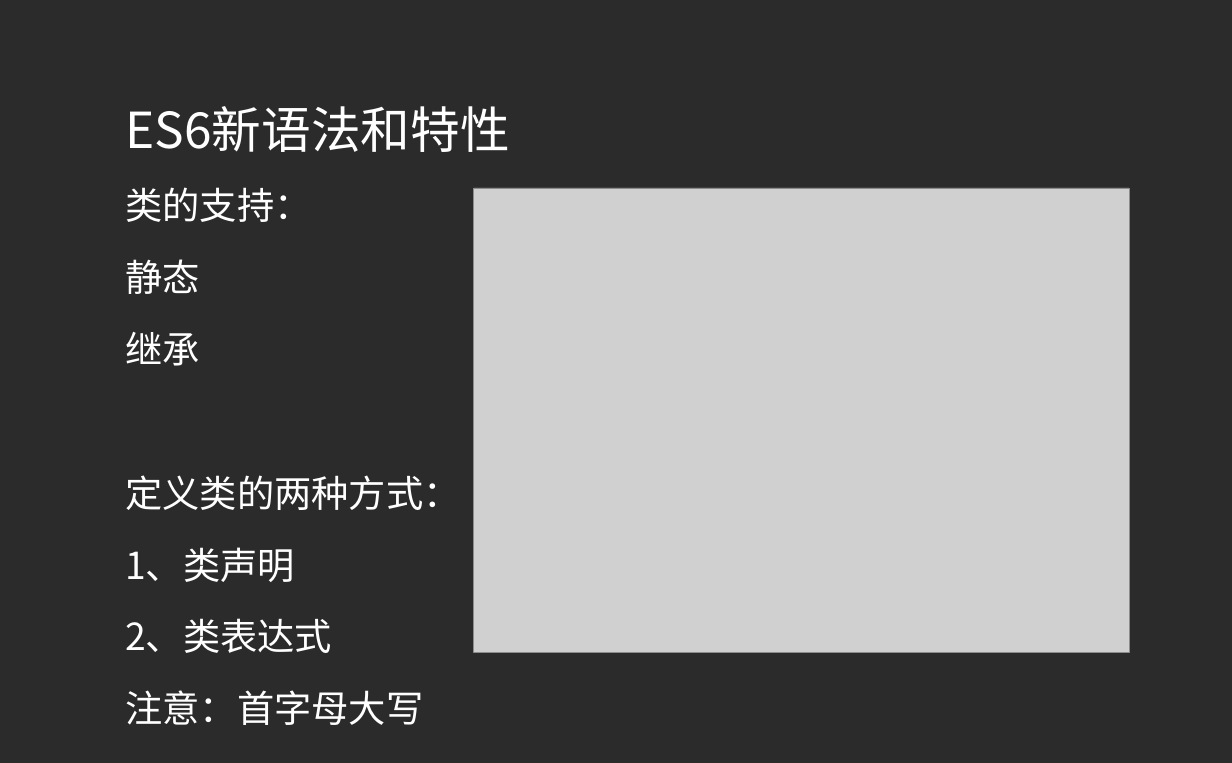
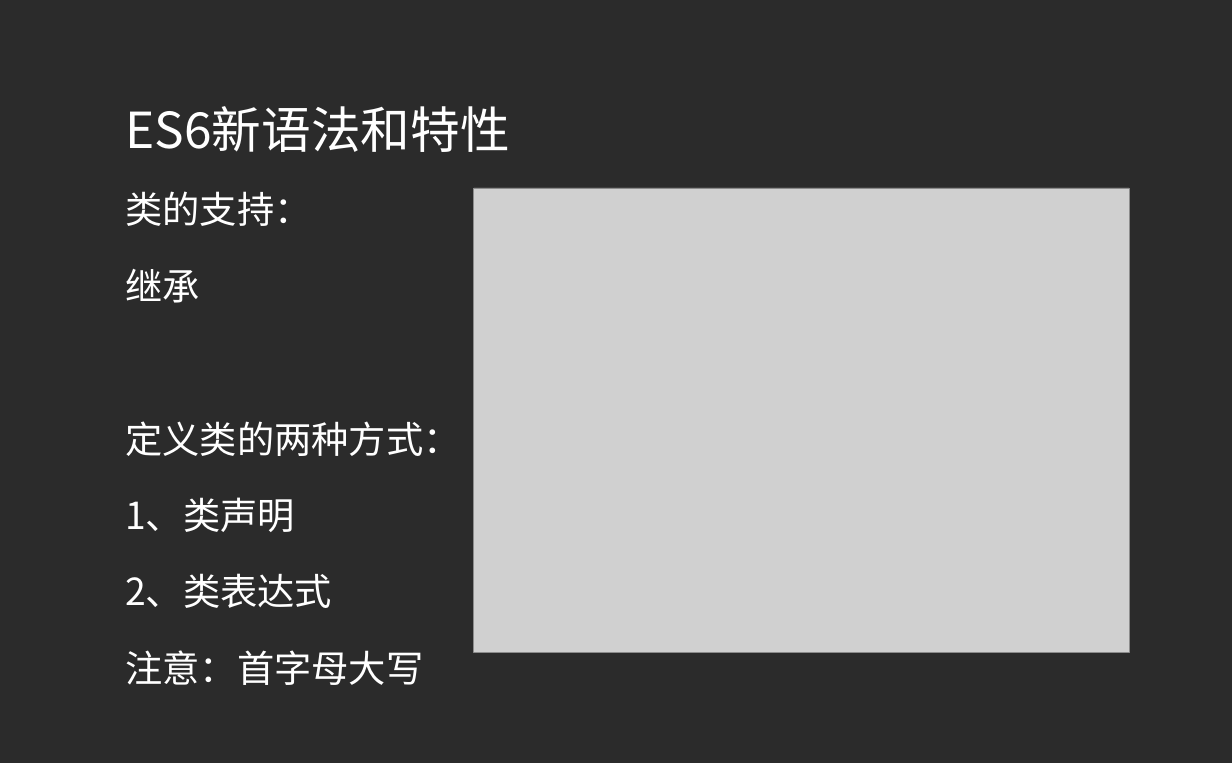
Before and after one commit to yiqisweet/node, a slide deck: slide 10 of ppt/TP03.ppt. Drawn at 1232x763 pixels with LibreOffice and Linux fonts; fonts in the diff are those of the drawing; grey boxes stand for pictures; background and template pictures are left out; a plain dark background stands for a picture behind light text. Boxes give left, top, right and bottom in pixels: in the first picture for what was removed or moved away, otherwise in the second. Text is boxed around its words. In the diff, an @@ line names an element or a change of style, - is before the commit and + after.

```diff
--- a/ppt/TP03.ppt
+++ b/ppt/TP03.ppt
@@ text "类的支持：" at (125, 191, 460, 685): line spacing 1.4 to 1.5 @@
@@ text at (125, 259, 200, 294): paragraph removed @@
-静态
```
Also in this commit, not shown: 1 other slide changed, 5 slides removed, 6 other files.
